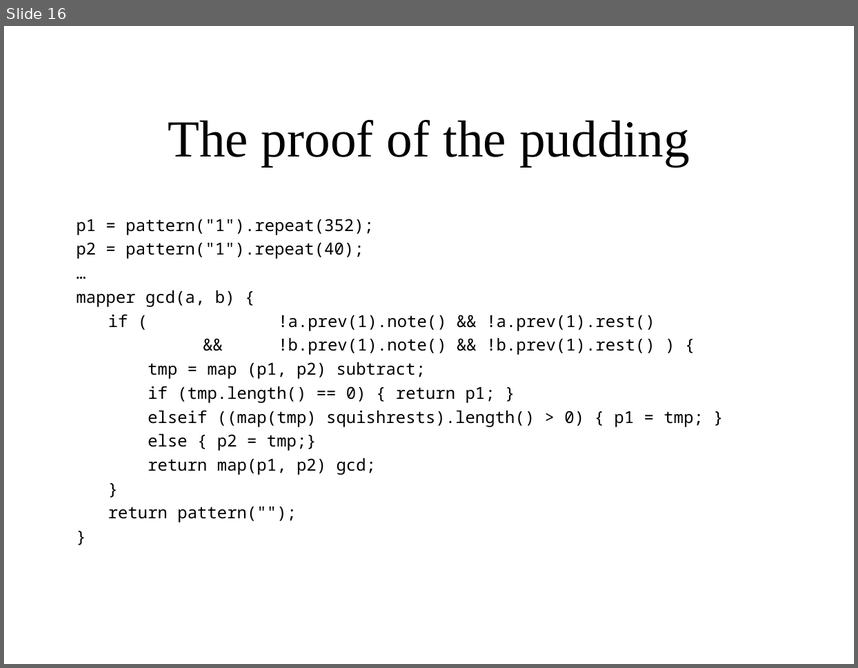
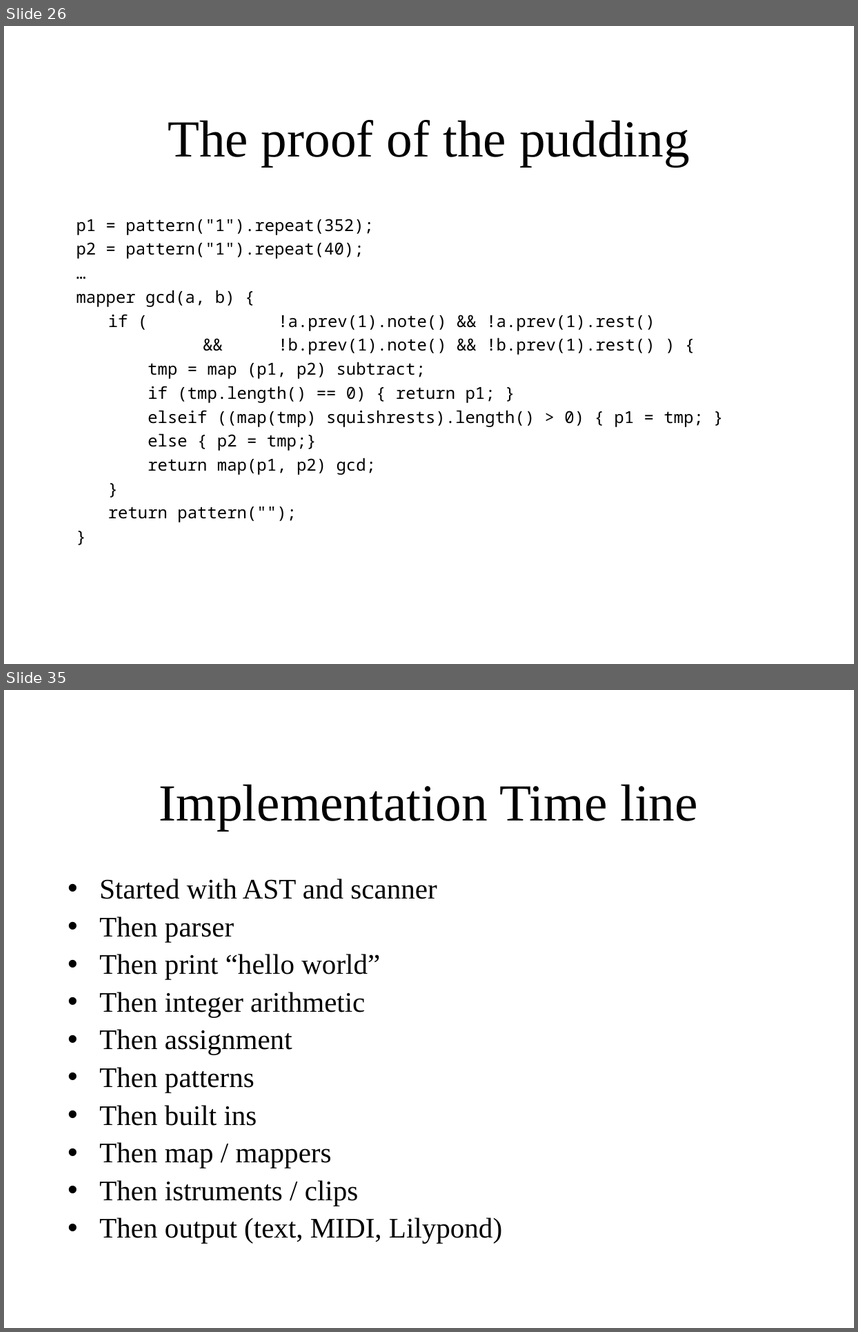
Before and after one commit to waseemilahi/drul, a slide deck: Presentation/Parts1-2.ppt. Shown one above the other, each under a label of ours: slide 16 before the commit, slides 26 and 35 after it; the slides between them are not shown. The pictures are 858x668 and 858x1332 pixels, drawn with LibreOffice and Linux fonts; fonts in the diff are those of the drawing. Boxes give left, top, right and bottom in pixels: in the first picture for what was removed or moved away, otherwise in the second. Text is boxed around its words. In the diff, an @@ line names an element or a change of style, - is before the commit and + after.

```diff
--- a/Presentation/Parts1-2.ppt
+++ b/Presentation/Parts1-2.ppt
@@ slide 35 added at bbox=[4, 690, 854, 1328], background #FFFFFF @@
@@ title added at bbox=[159, 784, 698, 830], 44 pt, text #000000 @@
+Implementation Time line
@@ text added at bbox=[99, 878, 502, 1243], 24 pt, text #000000 @@
+• Started with AST and scanner
+• Then parser
+• Then print “hello world”
+• Then integer arithmetic
+• Then assignment
+• Then patterns
+• Then built ins
+• Then map / mappers
+• Then istruments / clips
+• Then output (text, MIDI, Lilypond)
@@ what was slide 16 is now slide 26 @@
```
Also in this commit, not shown: 11 slides changed, 21 other slides added, 3 slides removed.
